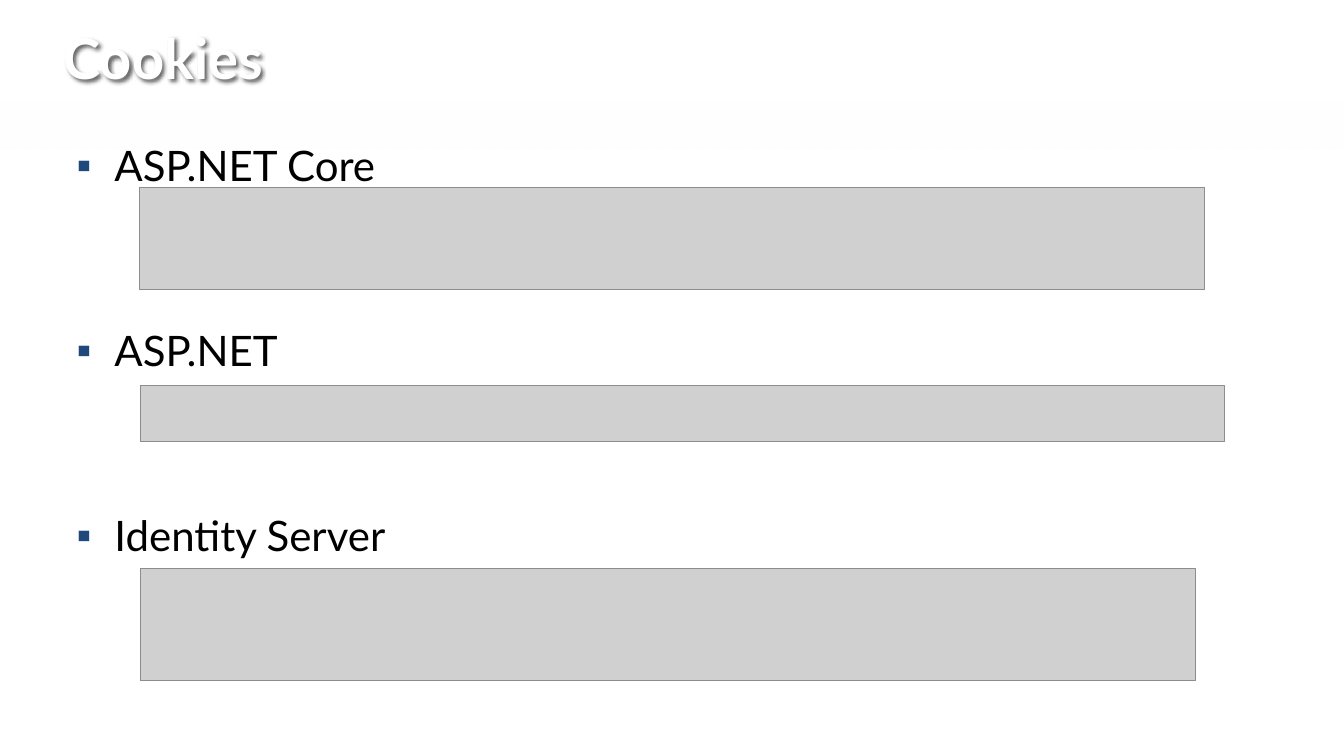
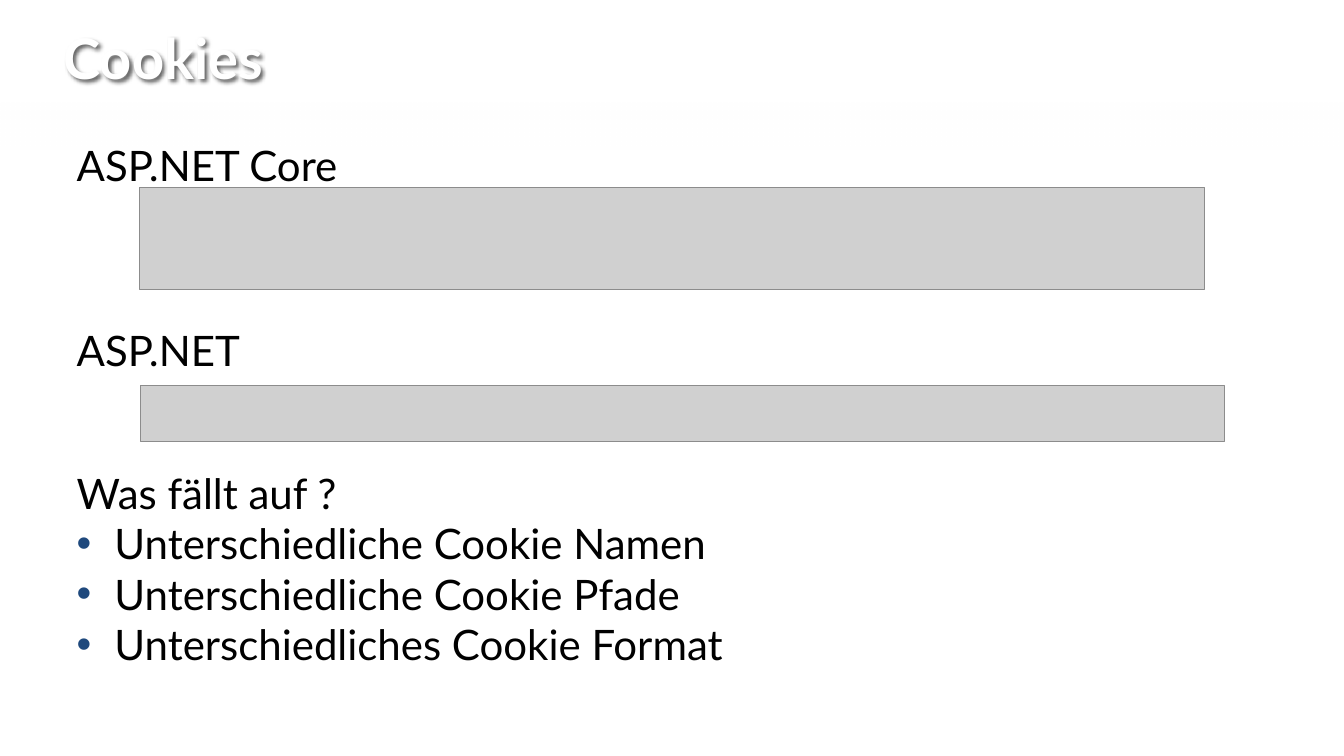
Before and after one commit to rlfkrl/NetCologne2017, a slide deck: slide 5 of sildes/open id connect - share cookies.pptx. Drawn at 1344x756 pixels with LibreOffice and Linux fonts; fonts in the diff are those of the drawing; grey boxes stand for pictures; background and template pictures are left out. Boxes give left, top, right and bottom in pixels: in the first picture for what was removed or moved away, otherwise in the second. Text is boxed around its words. In the diff, an @@ line names an element or a change of style, - is before the commit and + after.

```diff
--- a/sildes/open id connect - share cookies.pptx
+++ b/sildes/open id connect - share cookies.pptx
@@ text at (x1=77, y1=150, x2=337, y2=367): bullet ▪ to none @@
@@ text at (x1=77, y1=478, x2=723, y2=661): text changed @@
-▪ Identity Server
+Was fällt auf ?
+• Unterschiedliche Cookie Namen
+• Unterschiedliche Cookie Pfade
+• Unterschiedliches Cookie Format
@@ picture removed at (x1=140, y1=569, x2=1196, y2=681) @@
```
Also in this commit, not shown: 7 slides added, 4 slides removed.
